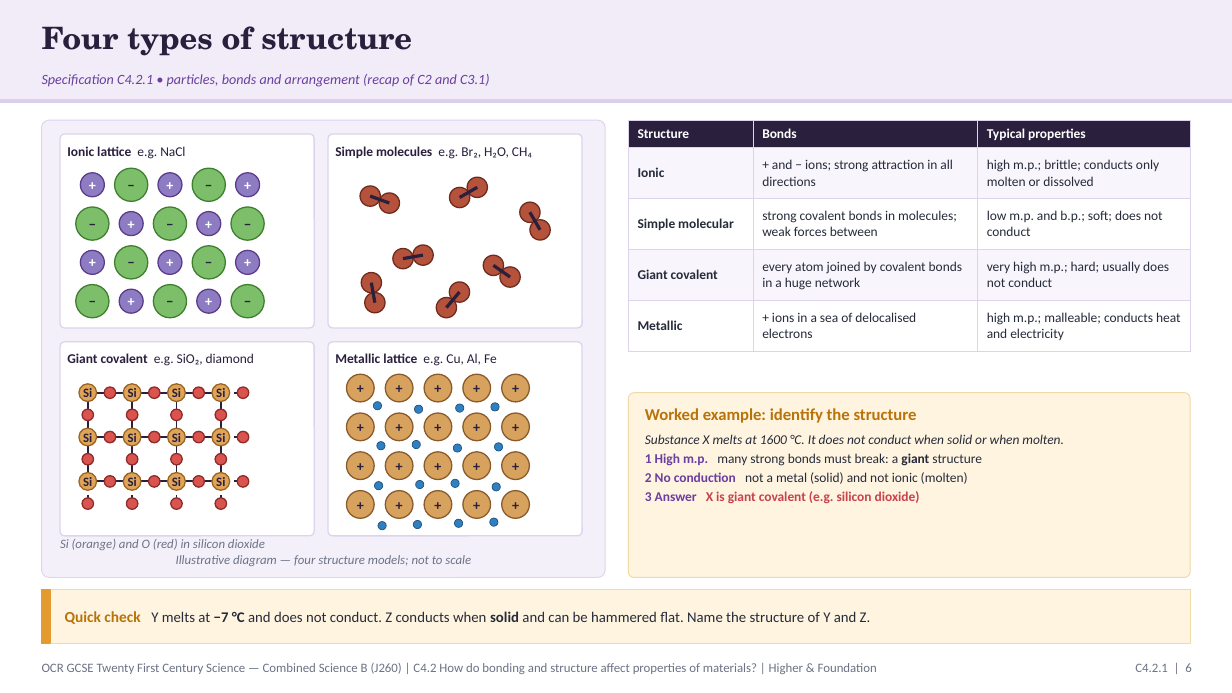
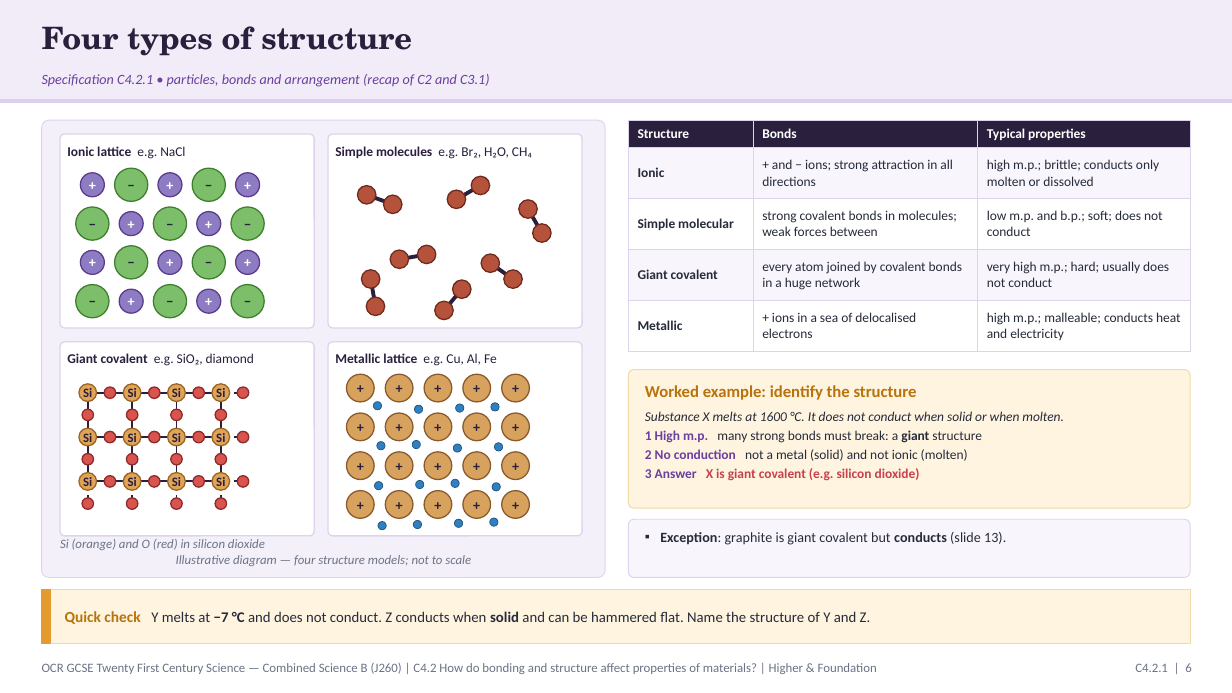
Before and after one commit to pstephenphilip-ship-it/Piri-MBBS, a slide deck: slide 6 of gcse-slides/ocr-chemistry/OCR21C_C4.2_BondingProperties_Combined.pptx. Drawn at 1232x693 pixels with LibreOffice and Linux fonts; fonts in the diff are those of the drawing. Boxes give left, top, right and bottom in pixels: in the first picture for what was removed or moved away, otherwise in the second. Text is boxed around its words. In the diff, an @@ line names an element or a change of style, - is before the commit and + after.

```diff
--- a/gcse-slides/ocr-chemistry/OCR21C_C4.2_BondingProperties_Combined.pptx
+++ b/gcse-slides/ocr-chemistry/OCR21C_C4.2_BondingProperties_Combined.pptx
@@ ellipse: place and size @@
-ellipse at (449,188,470,208)
+ellipse at (471,177,490,195)
@@ ellipse: place and size @@
-ellipse at (379,193,399,213)
+ellipse at (358,186,376,204)
@@ line moved from (371, 196) - (389, 203) to (367, 195) - (393, 204) @@
@@ line (367, 195) - (393, 204): stroke #2A1F3D 2.5 pt to #2A1F3D 3 pt @@
@@ ellipse: place and size @@
-ellipse at (360,186,381,206)
+ellipse at (384,195,402,213)
@@ ellipse: place and size @@
-ellipse at (468,177,488,198)
+ellipse at (447,190,466,209)
@@ line (457, 200) - (481, 186): stroke #2A1F3D 2.5 pt to #2A1F3D 3 pt @@
@@ ellipse: place and size @@
-ellipse at (531,220,551,240)
+ellipse at (519,200,538,218)
@@ line moved from (531, 213) - (540, 230) to (528, 209) - (543, 233) @@
@@ line (528, 209) - (543, 233): stroke #2A1F3D 2.5 pt to #2A1F3D 3 pt @@
@@ ellipse: place and size @@
-ellipse at (519,202,540,223)
+ellipse at (532,224,551,242)
@@ ellipse: place and size @@
-ellipse at (413,245,433,265)
+ellipse at (390,250,409,269)
@@ line moved from (403, 259) - (423, 255) to (399, 260) - (427, 254) @@
@@ line (399, 260) - (427, 254): stroke #2A1F3D 2.5 pt to #2A1F3D 3 pt @@
@@ ellipse: place and size @@
-ellipse at (393,249,413,269)
+ellipse at (418,245,436,263)
@@ ellipse: place and size @@
-ellipse at (500,267,520,287)
+ellipse at (482,254,500,273)
@@ line (491, 263) - (513, 279): stroke #2A1F3D 2.5 pt to #2A1F3D 3 pt @@
@@ ellipse: place and size @@
-ellipse at (365,293,385,313)
+ellipse at (361,270,380,288)
@@ ellipse: place and size @@
-ellipse at (361,273,382,293)
+ellipse at (366,298,384,316)
@@ line moved from (372, 283) - (375, 303) to (371, 279) - (375, 307) @@
@@ line (371, 279) - (375, 307): stroke #2A1F3D 2.5 pt to #2A1F3D 3 pt @@
@@ line (445, 311) - (462, 289): stroke #2A1F3D 2.5 pt to #2A1F3D 3 pt @@
@@ ellipse: place and size @@
-ellipse at (436,298,457,318)
+ellipse at (453,280,471,299)
@@ ellipse: place and size @@
-ellipse at (483,255,504,275)
+ellipse at (504,270,522,288)
@@ ellipse: place and size @@
-ellipse at (449,282,470,302)
+ellipse at (435,301,454,320)
@@ rounded rectangle: place and size @@
-rounded rectangle at (628,393,1190,578)
+rounded rectangle at (628,370,1190,508)
@@ rounded rectangle at (628,370,1190,508): proportions changed @@
@@ text "Worked example: identify the structure": place and size @@
-text "Worked example: identify the structure" at (645,408,917,423)
+text "Worked example: identify the structure" at (645,385,917,400)
@@ text "Substance X melts at 1600 ...": place and size @@
-text "Substance X melts at 1600 ..." at (645,434,1063,504)
+text "Substance X melts at 1600 ..." at (645,411,1063,481)
@@ rounded rectangle added at (628,519,1190,578), fill #F8F5FC, outline #DDD3EC 0.75 pt @@
@@ text added at (660,532,1006,545), 11 pt, text #262B3A @@
+▪ Exception: graphite is giant covalent but conducts (slide 13).
```
Also in this commit, not shown: 9 other slides changed, 4 other files.
